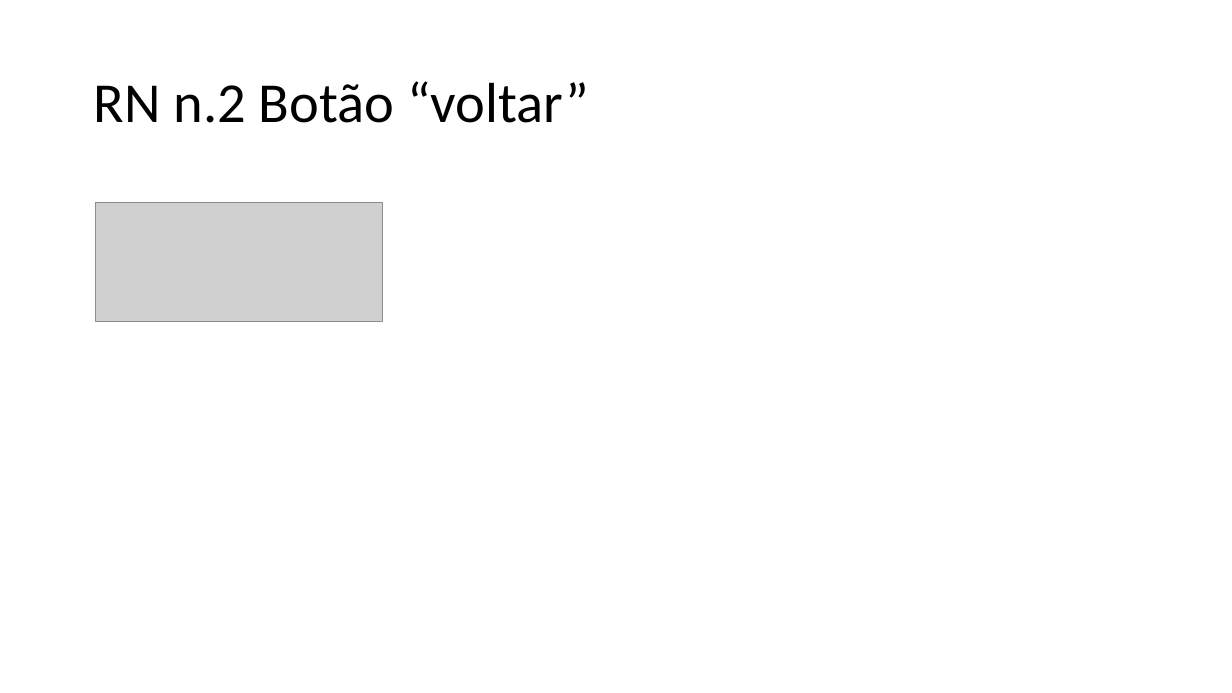
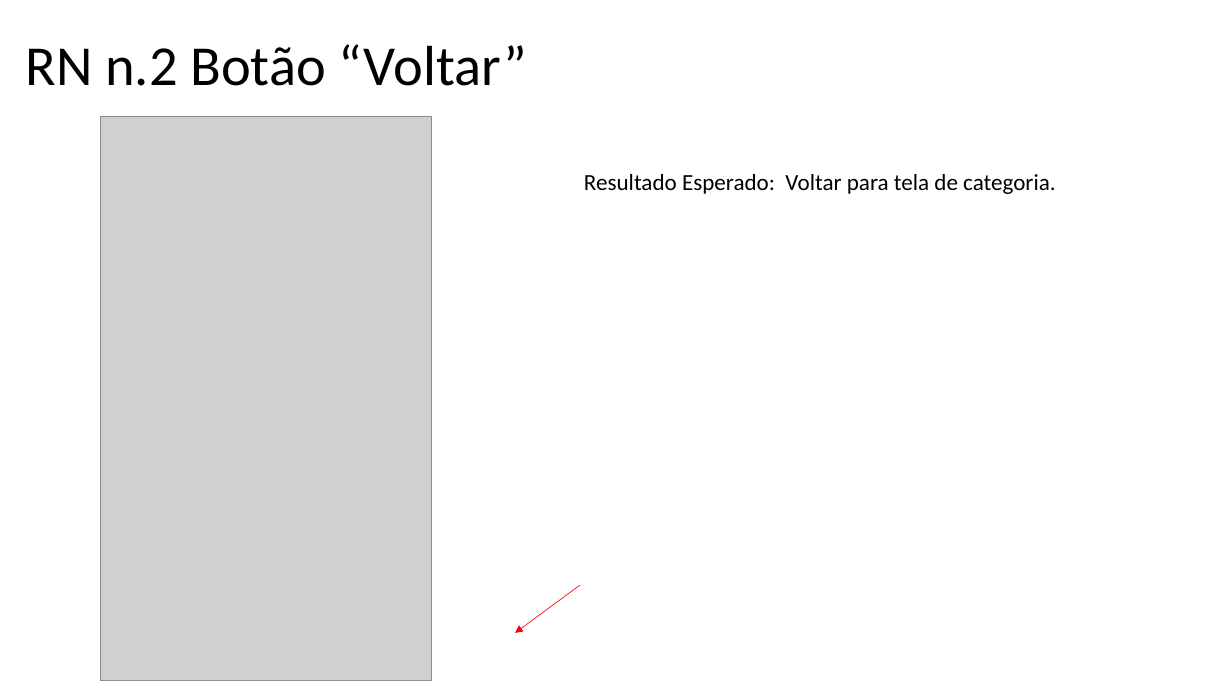
Before and after one commit to PedroAssencao/Cardapio, a slide deck: slide 11 of CárdapioV3_Tunado-20230509T171111Z-001/DER Modelo Conceitual [Salvo automaticamente] (1).pptx. Drawn at 1232x693 pixels with LibreOffice and Linux fonts; fonts in the diff are those of the drawing; grey boxes stand for pictures. Boxes give left, top, right and bottom in pixels: in the first picture for what was removed or moved away, otherwise in the second. Text is boxed around its words. In the diff, an @@ line names an element or a change of style, - is before the commit and + after.

```diff
--- a/CárdapioV3_Tunado-20230509T171111Z-001/DER Modelo Conceitual [Salvo automaticamente] (1).pptx
+++ b/CárdapioV3_Tunado-20230509T171111Z-001/DER Modelo Conceitual [Salvo automaticamente] (1).pptx
@@ title at (25, 44, 528, 86): text changed @@
-RN n.2 Botão “voltar”
+RN n.2 Botão “Voltar”
@@ picture added at (101, 116, 431, 681) @@
@@ text added at (584, 174, 1055, 194), 18 pt, text #000000 @@
+Resultado Esperado: Voltar para tela de categoria.
@@ picture removed at (95, 202, 383, 322) @@
@@ arrow added from (580, 585) to (515, 633), #FF0000 0.5 pt @@
```
Also in this commit, not shown: 2 other slides changed, 2 slides added, 4 slides removed, 28 other files.
